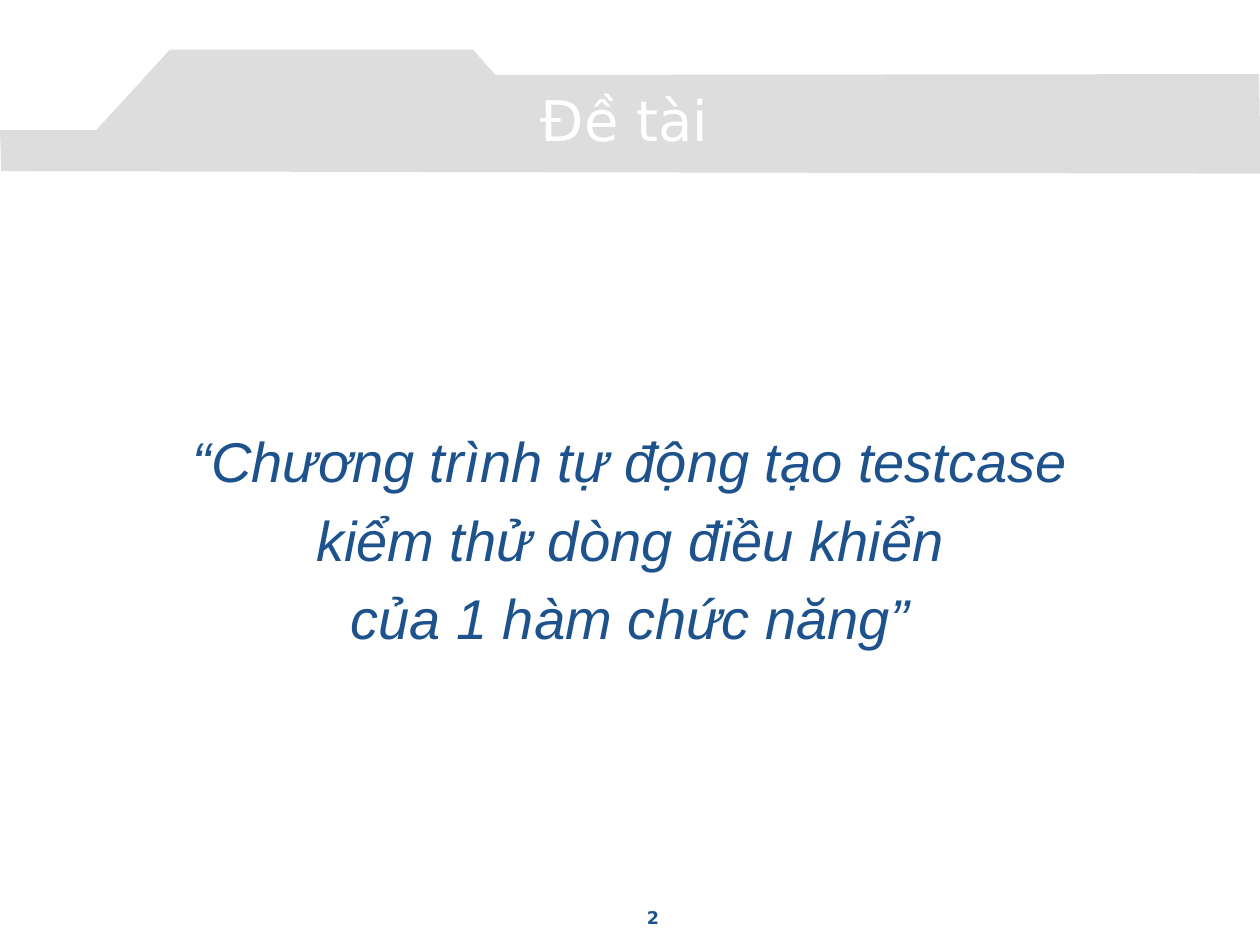
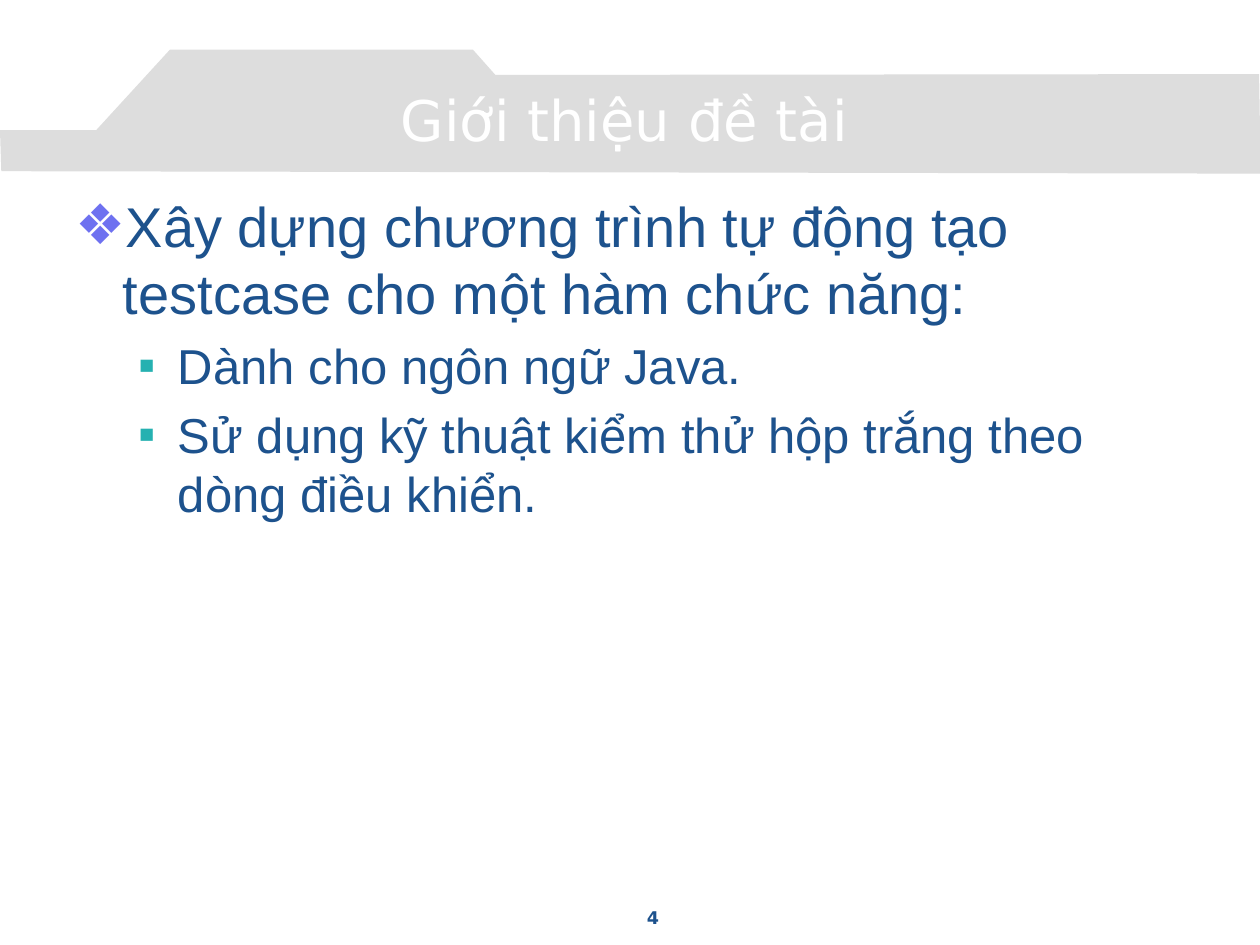
Before and after one commit to congcuong-cse/autotesting-lvtn, a slide deck: slide 4 of Document/Presentation.pptx (slide 2 before the commit). Drawn at 1260x945 pixels with LibreOffice and Linux fonts; fonts in the diff are those of the drawing; background and template pictures are left out. Boxes give left, top, right and bottom in pixels: in the first picture for what was removed or moved away, otherwise in the second. Text is boxed around its words. In the diff, an @@ line names an element or a change of style, - is before the commit and + after.

```diff
--- a/Document/Presentation.pptx
+++ b/Document/Presentation.pptx
@@ title at (84,79,1166,158): text changed @@
-Đề tài
+Giới thiệu đề tài
@@ text at (123,205,1084,522): text changed; size 32 to 28 pt; italic off @@
-“Chương trình tự động tạo testcase
-kiểm thử dòng điều khiển
-của 1 hàm chức năng”
+❖ Xây dựng chương trình tự động tạo testcase cho một hàm chức năng:
+  ▪ Dành cho ngôn ngữ Java.
+  ▪ Sử dụng kỹ thuật kiểm thử hộp trắng theo dòng điều khiển.
@@ page number at (647,911,659,924): text changed @@
-2
+4
```
Also in this commit, not shown: 17 other slides changed, 4 slides added, 4 slides removed.
